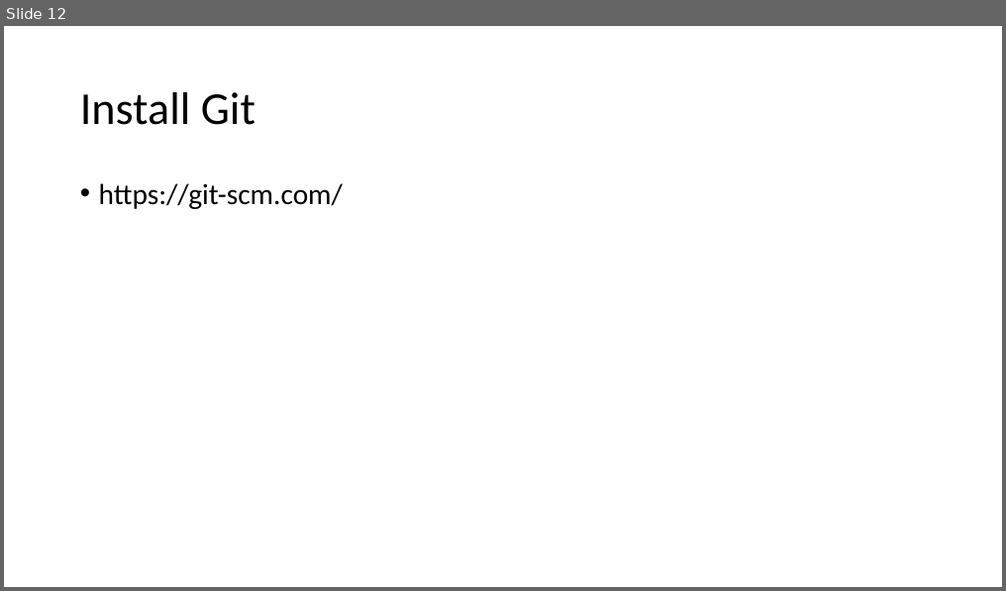
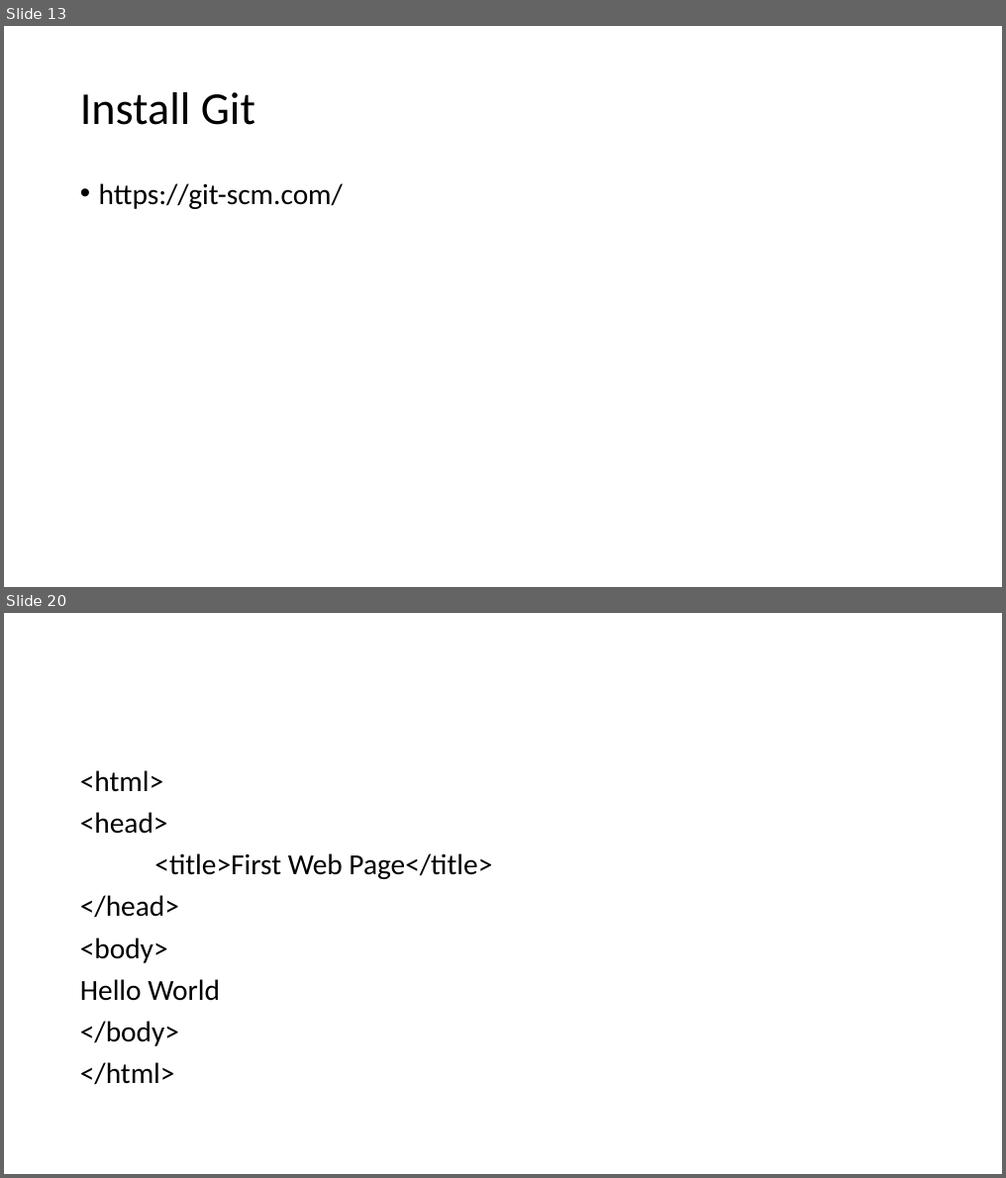
Before and after one commit to PiyushChaturvedii/Batch10, a slide deck: Git and Github.pptx. Shown one above the other, each under a label of ours: slide 12 before the commit, slides 13 and 20 after it; the slides between them are not shown. The pictures are 1006x591 and 1006x1178 pixels, drawn with LibreOffice and Linux fonts; fonts in the diff are those of the drawing. Boxes give left, top, right and bottom in pixels: in the first picture for what was removed or moved away, otherwise in the second. Text is boxed around its words. In the diff, an @@ line names an element or a change of style, - is before the commit and + after.

Commit message:
day2HTML

```diff
--- a/Git and Github.pptx
+++ b/Git and Github.pptx
@@ slide 20 added at (4,613,1002,1174), background #FFFFFF @@
@@ text added at (80,770,492,1085), 28 pt, text #000000 @@
+<html>
+<head>
+<title>First Web Page</title>
+</head>
+<body>
+Hello World
+</body>
+</html>
@@ what was slide 12 is now slide 13 @@
```
Also in this commit, not shown: 10 other slides added, 1 other file.
